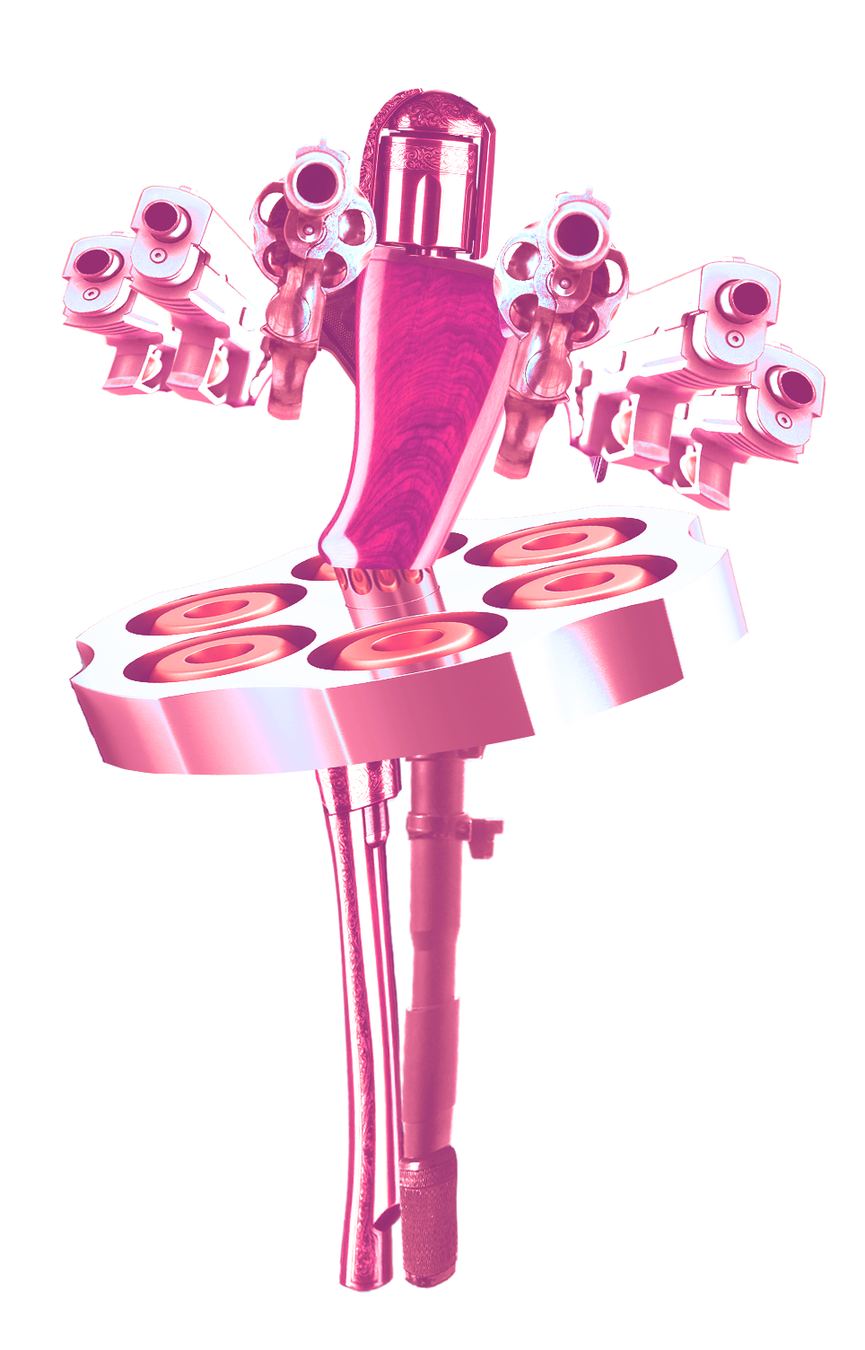
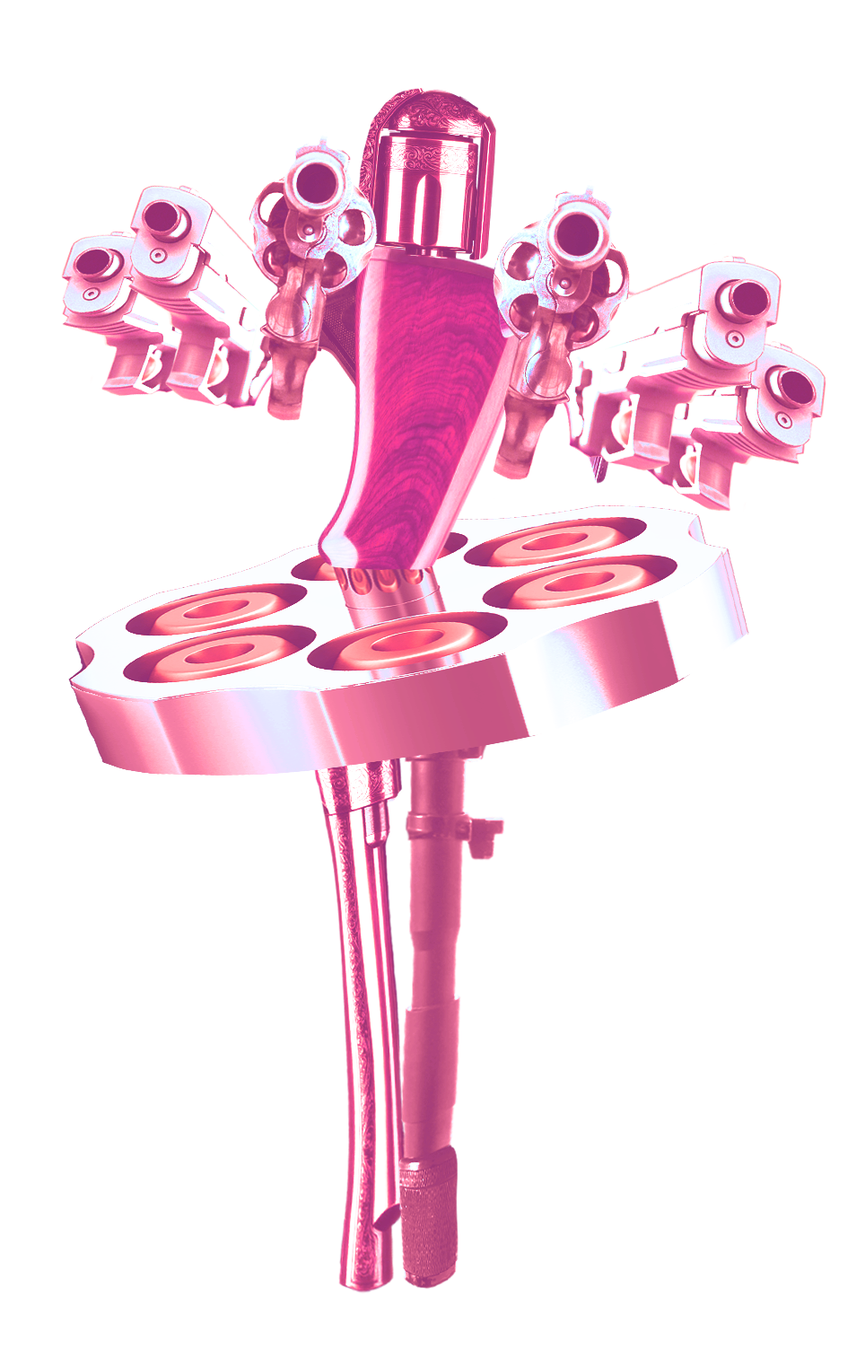
Layered file, before and after one edit (865 x 1350). Changes by layer:
added layer "skirt frame 3" above "skirt frame 2" over (68, 505, 750, 776)
added layer "skirt frame 2" above "skirt frame 1" over (68, 505, 750, 776)
added layer "skirt frame 1" above "skirt" over (68, 505, 750, 776)
